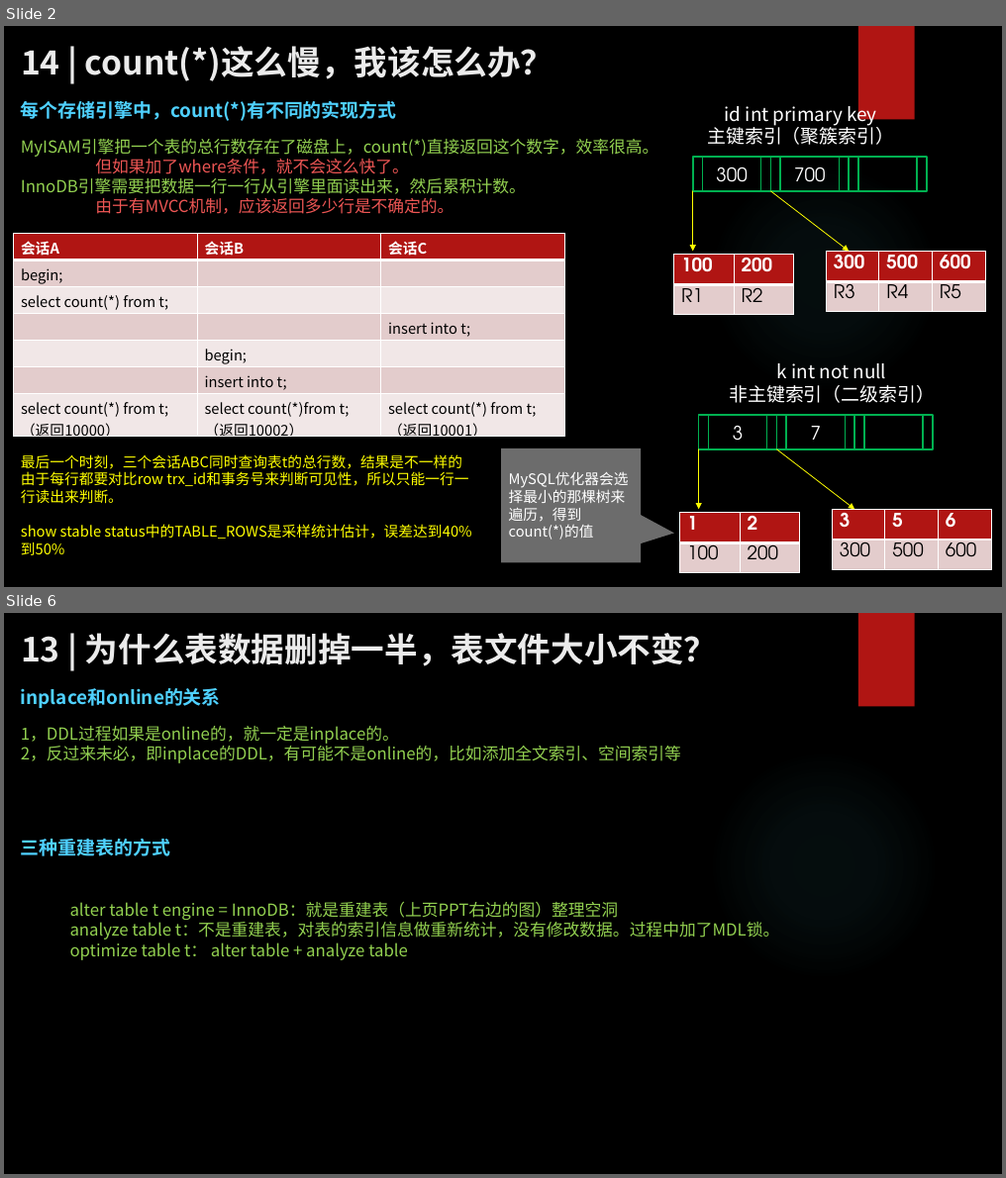
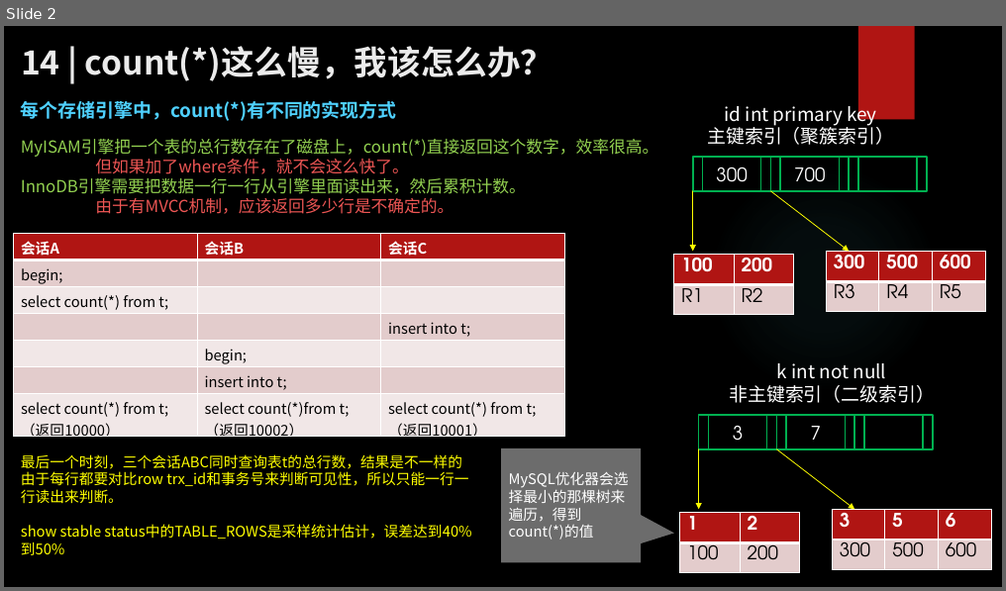
Before and after one commit to zhangkekf/reading-notes, a slide deck: MySQL实战/14count()这么慢，我该怎么办？.pptx. Shown one above the other, each under a label of ours: slides 2 and 6 before the commit, slide 2 after it; the slides between them are not shown. The pictures are 1006x1178 and 1006x591 pixels, drawn with LibreOffice and Linux fonts; fonts in the diff are those of the drawing; background and template pictures are left out. Boxes give left, top, right and bottom in pixels: in the first picture for what was removed or moved away, otherwise in the second. Text is boxed around its words. In the diff, an @@ line names an element or a change of style, - is before the commit and + after.

```diff
--- a/MySQL实战/14count()这么慢，我该怎么办？.pptx
+++ b/MySQL实战/14count()这么慢，我该怎么办？.pptx
@@ slide 6 removed at box(4, 613, 1002, 1174), background picture (left out); not listed: 2 template elements that a slide beside it also shows @@
@@ title removed at box(21, 633, 718, 666) @@
-13 | 为什么表数据删掉一半，表文件大小不变？
@@ text removed at box(21, 688, 221, 708) @@
-inplace和online的关系
@@ text removed at box(21, 726, 681, 763) @@
-1，DDL过程如果是online的，就一定是inplace的。
-2，反过来未必，即inplace的DDL，有可能不是online的，比如添加全文索引、空间索引等
@@ text removed at box(21, 839, 170, 857) @@
-三种重建表的方式
@@ text removed at box(70, 902, 779, 960) @@
-alter table t engine = InnoDB：就是重建表（上页PPT右边的图）整理空洞
-analyze table t：不是重建表，对表的索引信息做重新统计，没有修改数据。过程中加了MDL锁。
-optimize table t： alter table + analyze table
```
Also in this commit, not shown: 2 slides changed, 2 other slides removed, 3 other files.
